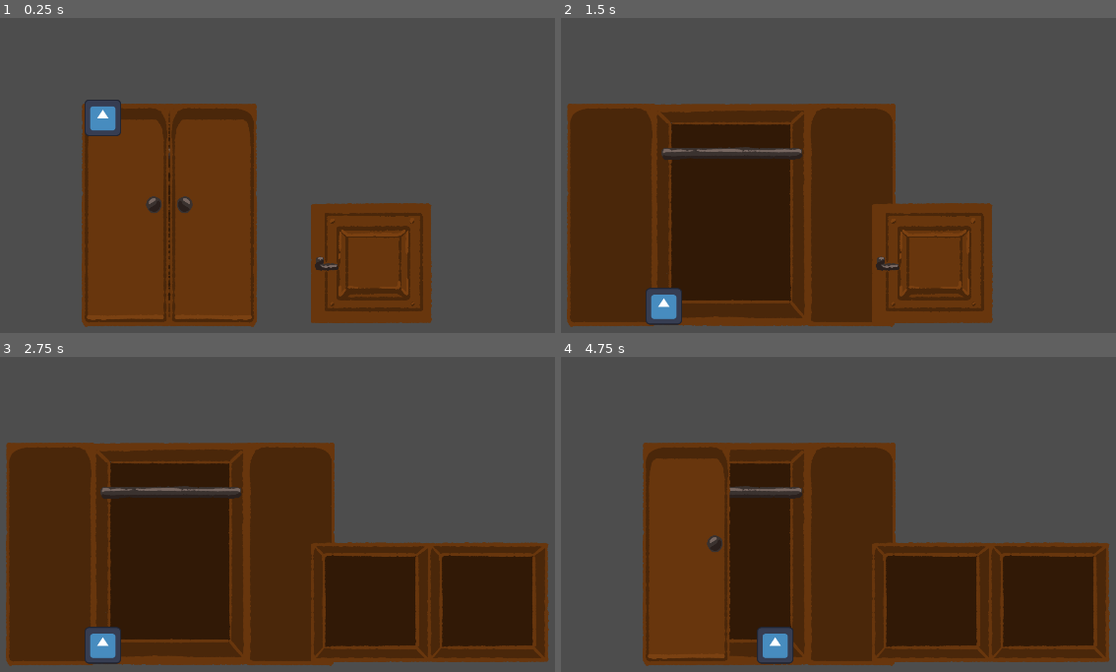
Above: before the commit, frames 1-4 (two rows, left to right).
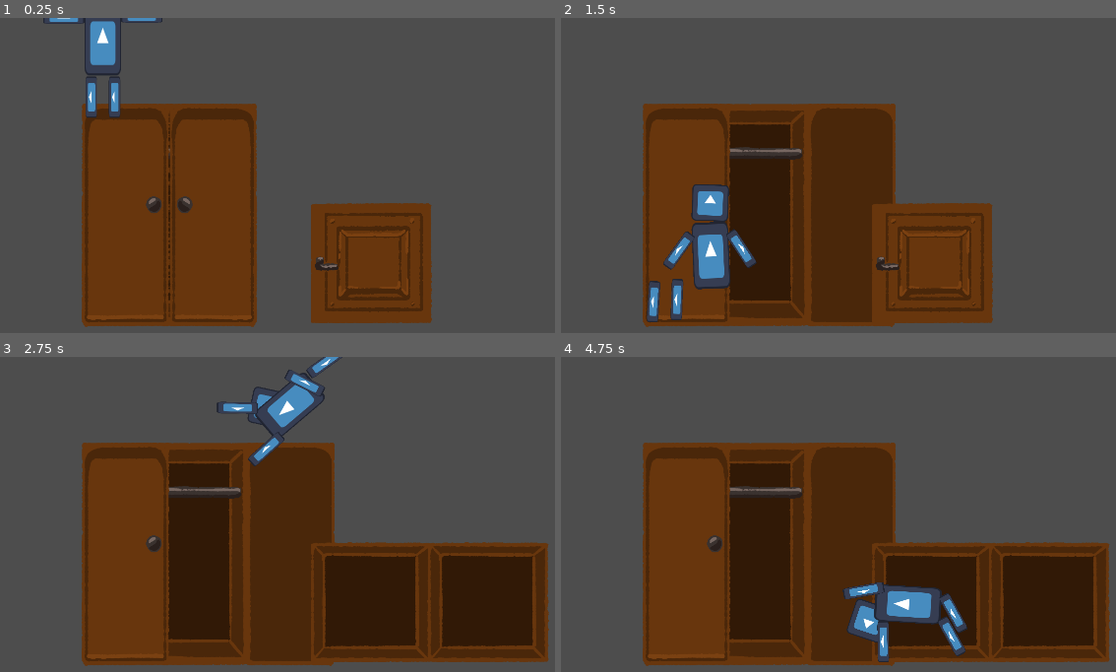
Above: after the commit, the same moments.

Repository: MaiaNavas404/global-game-jam-antwerp-MV
Game: Godot game, scene res://Levels/test_level.tscn
Same seed, same stepped clock (60 frames per second), same inputs: the game is played once before the commit and once after it. The engine's default icon, where the game draws it, is replaced by a stand-in: a white triangle on a blue panel in a dark square.
Inputs (mouse positions are in pixels of both pictures, inside the frame that each line leads up to):
- Up to frame 1 (0.25 s): no input
- Up to frame 2 (1.5 s): drag from (777, 216) to (932, 263) at 0.52 s; drag from (688, 216) to (932, 263) at 1.27 s
- Up to frame 3 (2.75 s): move the mouse to (371, 602) at 2.02 s; click (371, 602) at 2.1 s
- Up to frame 4 (4.75 s): drag from (666, 643) to (777, 555) at 2.77 s; move the mouse to (outside the picture) at 3.52 s; click (outside the picture) at 3.6 s; drag from (683, 511) to (777, 643) at 4.27 s

The runs differ from the first frame. In frame 1, 1.8% of the frame differs, in the area x 7-30%, y 0-38%; in frame 2, 19%; in frame 3, 20%, in the area x 1-62%, y 0-99%; in frame 4, 3.7%.
Error after the commit: Invalid access to property or key 'overlapping_area_count' on a base object of type 'RigidBody2D'. (res://RoomProps/hidableprops.gd:34)

Commit message:
ragdoll v1

Diff:
--- a/ggj-antwerp/RoomProps/Cupboard/cupboard.tscn
+++ b/ggj-antwerp/RoomProps/Cupboard/cupboard.tscn
@@ -6,7 +6,7 @@
 [ext_resource type="Texture2D" uid="uid://dbt42rn482q3e" path="res://RoomProps/Cupboard/cupboard_door_back.PNG" id="4_bkvww"]
 
 [sub_resource type="RectangleShape2D" id="RectangleShape2D_au1kp"]
-size = Vector2(277, 738.5)
+size = Vector2(294.5, 738.5)
 
 [sub_resource type="RectangleShape2D" id="RectangleShape2D_1hxk6"]
 size = Vector2(296, 768)
@@ -34,6 +34,7 @@
 clickable_area = NodePath("ClickingArea")
 
 [node name="ClosedSprite" type="Sprite2D" parent="CupboardL" unique_id=2140428035 groups=["Disabled"]]
+z_index = 1
 position = Vector2(152, 0)
 texture = ExtResource("3_hi20d")
 flip_h = true
@@ -47,7 +48,7 @@
 collision_mask = 4
 
 [node name="CollisionShape2D" type="CollisionShape2D" parent="CupboardL/HidingArea" unique_id=1911059078]
-position = Vector2(156, 14.75)
+position = Vector2(147.25, 14.75)
 shape = SubResource("RectangleShape2D_au1kp")
 
 [node name="ClickingArea" type="Area2D" parent="CupboardL" unique_id=142178035]
@@ -71,6 +72,7 @@
 clickable_area = NodePath("ClickingArea")
 
 [node name="ClosedSprite" type="Sprite2D" parent="CupboardR" unique_id=1980687473 groups=["Disabled"]]
+z_index = 1
 position = Vector2(152, 0)
 texture = ExtResource("3_hi20d")
 
--- a/ggj-antwerp/RoomProps/hidableprops.gd
+++ b/ggj-antwerp/RoomProps/hidableprops.gd
@@ -23,8 +23,16 @@
 				elif collisionshape.is_in_group("Disabled"):
 					disabled_clicking_collision = collisionshape
 	super._ready()
-	hiding_area.area_entered.connect(on_dead_body_entered)
+	disabled_sprite.z_index = 1
+	#hiding_area.area_entered.connect(on_dead_body_entered)
 	on_state_disabled()
+
+func _physics_process(delta: float) -> void:
+	if hidable:
+		var dead_bodies = hiding_area.get_overlapping_bodies()
+		for dead_body in dead_bodies:
+			if dead_body.overlapping_area_count >= dead_body.total_area_count and !dead_body.is_hidden:
+				hide_dead_body(dead_body)
 
 
 func on_state_disabled():
@@ -37,13 +45,13 @@
 
 func set_object_state_active(state : bool):
 	hidable = state
-	hiding_area.monitoring = state
-	hiding_area.monitorable = state
+	#hiding_area.monitoring = state
+	#hiding_area.monitorable = state
 	active_sprite.visible = state
 	disabled_sprite.visible = !state
 	disabled_clicking_collision.disabled = state
 	active_clicking_collision.disabled = !state
 
-func on_dead_body_entered(area : Area2D):
-	if hidable:
-		print("HIDE THE BODY")
+func hide_dead_body(body : RigidBody2D):
+	body.freeze = true
+	body.is_hidden = true
--- a/ggj-antwerp/RoomProps/roomprops.gd
+++ b/ggj-antwerp/RoomProps/roomprops.gd
@@ -21,6 +21,7 @@
 	current_state = States.DISABLED
 
 
+
 func on_mouse_interact(viewport: Node, event: InputEvent, shape_idx: int):
 	if event.is_pressed():
 		cycle_current_state()
--- a/ggj-antwerp/SuspectObjects/body.gd
+++ b/ggj-antwerp/SuspectObjects/body.gd
@@ -1,28 +1,67 @@
-extends RigidBody2D
+extends Node2D
 
-@onready var mouse_drag_area := $MouseDragArea
+@onready var mouse_drag_area := $Torso/MouseDragArea
 var draggable := false
+var is_hidden := false:
+	set(value):
+		if value:
+			#$Sprite2D.modulate = Color.AQUAMARINE
+			z_index = 0
+		else:
+			#$Sprite2D.modulate = Color.RED
+			z_index = 2
+		is_hidden = value
 var dragging := false:
 	set(value):
 		if value:
-			freeze = true
-		else:
-			freeze = false
+			for part in body_parts:
+				part.freeze = true
+
+		elif !is_hidden:
+			for part in body_parts:
+				part.freeze = false
+
 		dragging = value
+
+@onready var torso := $Torso
 var mouse_offset := Vector2.ZERO
+var overlapping_area_count := 0
+var total_area_count : int
+var body_parts = []
+var body_part_offsets = []
+var velocity = Vector2.ZERO
 
 func _ready():
 	mouse_drag_area.mouse_entered.connect(_on_mouse_entered)
 	mouse_drag_area.mouse_exited.connect(_on_mouse_exited)
+	for area in $HideCheckAreas.get_children():
+		area.area_entered.connect(on_dead_body_area_entered)
+		area.area_exited.connect(on_dead_body_area_exited)
+		total_area_count += 1
+	z_index = 2
 
+	for child in get_children():
+		if child is RigidBody2D:
+			body_parts.append(child)
+			body_part_offsets.append(child.position - torso.position )
 func _physics_process(delta: float) -> void:
 	if Input.is_action_just_pressed("click") and draggable:
 		dragging = true
-		mouse_offset = position - get_global_mouse_position()
+		mouse_offset = torso.position - get_global_mouse_position()
 	if dragging:
-		position = get_global_mouse_position() + mouse_offset
+		var direction = torso.position.direction_to(get_global_mouse_position() + mouse_offset)
+		for i in len(body_parts):
+			body_parts[i].move_and_collide(direction * 2000.0 * delta)
 	if Input.is_action_just_released("click"):
 		dragging = false
+	if overlapping_area_count < total_area_count:
+		is_hidden = false
+
+func on_dead_body_area_entered(area : Area2D):
+	overlapping_area_count += 1
+
+func on_dead_body_area_exited(area : Area2D):
+	overlapping_area_count -= 1
 
 func _on_mouse_entered() -> void:
 	draggable = true
--- a/ggj-antwerp/SuspectObjects/body.tscn
+++ b/ggj-antwerp/SuspectObjects/body.tscn
@@ -3,36 +3,159 @@
 [ext_resource type="Script" uid="uid://c6cfronwp0ni3" path="res://SuspectObjects/body.gd" id="1_owrkx"]
 [ext_resource type="Texture2D" uid="uid://bctl80hvn4aa6" path="res://CleaningTools/icon.svg" id="1_qc14p"]
 
+[sub_resource type="RectangleShape2D" id="RectangleShape2D_rs05b"]
+
 [sub_resource type="RectangleShape2D" id="RectangleShape2D_owrkx"]
 size = Vector2(128, 128)
 
+[sub_resource type="RectangleShape2D" id="RectangleShape2D_4ycrf"]
+size = Vector2(128, 232)
+
 [sub_resource type="RectangleShape2D" id="RectangleShape2D_dxbx3"]
-size = Vector2(128, 104)
+size = Vector2(176, 520)
 
-[sub_resource type="RectangleShape2D" id="RectangleShape2D_rs05b"]
+[sub_resource type="RectangleShape2D" id="RectangleShape2D_6m4yc"]
+size = Vector2(152, 40)
 
-[node name="Body" type="RigidBody2D" unique_id=1811897074]
-collision_layer = 4
-collision_mask = 48
-input_pickable = true
+[sub_resource type="RectangleShape2D" id="RectangleShape2D_ihaww"]
+size = Vector2(152, 40)
+
+[sub_resource type="CapsuleShape2D" id="CapsuleShape2D_owrkx"]
+radius = 15.999998
+height = 160.0
+
+[sub_resource type="CapsuleShape2D" id="CapsuleShape2D_dxbx3"]
+radius = 15.0
+height = 174.0
+
+[node name="Body" type="Node2D" unique_id=289655189]
 script = ExtResource("1_owrkx")
 
-[node name="CollisionShape2D" type="CollisionShape2D" parent="." unique_id=927350012]
-shape = SubResource("RectangleShape2D_owrkx")
+[node name="HideCheckAreas" type="Node2D" parent="." unique_id=486478733]
 
-[node name="Sprite2D" type="Sprite2D" parent="." unique_id=1229700359]
-texture = ExtResource("1_qc14p")
-
-[node name="MouseDragArea" type="Area2D" parent="." unique_id=536953300]
-
-[node name="CollisionShape2D" type="CollisionShape2D" parent="MouseDragArea" unique_id=1196075669]
-position = Vector2(0, -4)
-shape = SubResource("RectangleShape2D_dxbx3")
-
-[node name="DeadBodyArea" type="Area2D" parent="." unique_id=165592094]
+[node name="DeadBodyArea" type="Area2D" parent="HideCheckAreas" unique_id=165592094]
+position = Vector2(0, -288)
 collision_layer = 4
 collision_mask = 16
 
-[node name="CollisionShape2D" type="CollisionShape2D" parent="DeadBodyArea" unique_id=860009793]
-position = Vector2(0, -16)
+[node name="CollisionShape2D" type="CollisionShape2D" parent="HideCheckAreas/DeadBodyArea" unique_id=860009793]
+position = Vector2(-48, -48)
 shape = SubResource("RectangleShape2D_rs05b")
+
+[node name="DeadBodyArea2" type="Area2D" parent="HideCheckAreas" unique_id=1393222579]
+collision_layer = 4
+collision_mask = 16
+
+[node name="CollisionShape2D" type="CollisionShape2D" parent="HideCheckAreas/DeadBodyArea2" unique_id=1515291019]
+position = Vector2(48, -160)
+shape = SubResource("RectangleShape2D_rs05b")
+
+[node name="Head" type="RigidBody2D" parent="." unique_id=1584142434]
+position = Vector2(0, -448)
+collision_layer = 4
+collision_mask = 48
+can_sleep = false
+
+[node name="Sprite2D" type="Sprite2D" parent="Head" unique_id=394085064]
+texture = ExtResource("1_qc14p")
+
+[node name="CollisionShape2D" type="CollisionShape2D" parent="Head" unique_id=880768615]
+shape = SubResource("RectangleShape2D_owrkx")
+
+[node name="PinJoint2D" type="PinJoint2D" parent="Head" unique_id=750117865]
+position = Vector2(0, 68)
+node_a = NodePath("..")
+node_b = NodePath("../../Torso")
+
+[node name="Torso" type="RigidBody2D" parent="." unique_id=2048034777]
+position = Vector2(0, -264)
+collision_layer = 4
+collision_mask = 48
+
+[node name="Sprite2D" type="Sprite2D" parent="Torso" unique_id=1229700359]
+scale = Vector2(1, 1.8125)
+texture = ExtResource("1_qc14p")
+
+[node name="CollisionShape2D2" type="CollisionShape2D" parent="Torso" unique_id=1982603219]
+shape = SubResource("RectangleShape2D_4ycrf")
+
+[node name="MouseDragArea" type="Area2D" parent="Torso" unique_id=536953300]
+
+[node name="CollisionShape2D" type="CollisionShape2D" parent="Torso/MouseDragArea" unique_id=1196075669]
+shape = SubResource("RectangleShape2D_dxbx3")
+
+[node name="ArmL" type="RigidBody2D" parent="." unique_id=690919558]
+position = Vector2(-136, -348)
+collision_layer = 4
+collision_mask = 48
+
+[node name="Sprite2D" type="Sprite2D" parent="ArmL" unique_id=2048832470]
+scale = Vector2(1.125, 0.3124999)
+texture = ExtResource("1_qc14p")
+
+[node name="CollisionShape2D2" type="CollisionShape2D" parent="ArmL" unique_id=1574412821]
+shape = SubResource("RectangleShape2D_6m4yc")
+
+[node name="PinJoint2D2" type="PinJoint2D" parent="ArmL" unique_id=792684086]
+position = Vector2(76, 0)
+node_a = NodePath("..")
+node_b = NodePath("../../Torso")
+
+[node name="ArmR" type="RigidBody2D" parent="." unique_id=1724598728]
+position = Vector2(136, -352)
+collision_layer = 4
+collision_mask = 48
+
+[node name="PinJoint2D3" type="PinJoint2D" parent="ArmR" unique_id=1701261361]
+position = Vector2(-75, 4)
+node_a = NodePath("..")
+node_b = NodePath("../../Torso")
+
+[node name="Sprite2D" type="Sprite2D" parent="ArmR" unique_id=1207610087]
+scale = Vector2(1.125, 0.3124999)
+texture = ExtResource("1_qc14p")
+
+[node name="CollisionShape2D2" type="CollisionShape2D" parent="ArmR" unique_id=1971247141]
+shape = SubResource("RectangleShape2D_ihaww")
+
+[node name="LegL" type="RigidBody2D" parent="." unique_id=1263340492]
+position = Vector2(-141, 259)
+collision_layer = 4
+collision_mask = 48
+
+[node name="Sprite2D" type="Sprite2D" parent="LegL" unique_id=125181928]
+position = Vector2(101.00001, -331)
+rotation = -1.5707964
+scale = Vector2(1.125, 0.3124999)
+texture = ExtResource("1_qc14p")
+
+[node name="CollisionShape2D2" type="CollisionShape2D" parent="LegL" unique_id=1049101605]
+position = Vector2(101, -331)
+shape = SubResource("CapsuleShape2D_owrkx")
+
+[node name="PinJoint2D4" type="PinJoint2D" parent="LegL" unique_id=2064767995]
+position = Vector2(101, -403)
+node_a = NodePath("..")
+node_b = NodePath("../../Torso")
+
+[node name="LegR" type="RigidBody2D" parent="." unique_id=74409102]
+position = Vector2(-60, 259)
+collision_layer = 4
+collision_mask = 48
+
+[node name="Sprite2D" type="Sprite2D" parent="LegR" unique_id=187710978]
+position = Vector2(101.00001, -331)
+rotation = -1.5707964
+scale = Vector2(1.125, 0.3124999)
+texture = ExtResource("1_qc14p")
+
+[node name="CollisionShape2D2" type="CollisionShape2D" parent="LegR" unique_id=282975581]
+position = Vector2(101, -331)
+shape = SubResource("CapsuleShape2D_dxbx3")
+
+[node name="PinJoint2D5" type="PinJoint2D" parent="LegR" unique_id=765852778]
+position = Vector2(100, -403)
+node_a = NodePath("..")
+node_b = NodePath("../../Torso")
+
+[node name="PinJoints" type="Node2D" parent="." unique_id=516469386]
